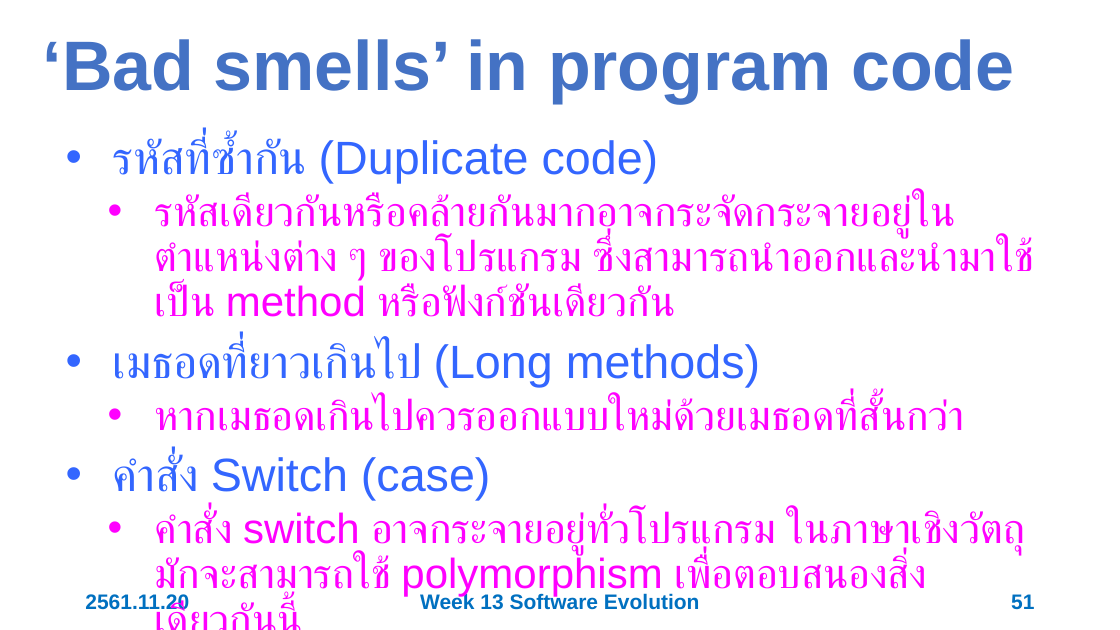
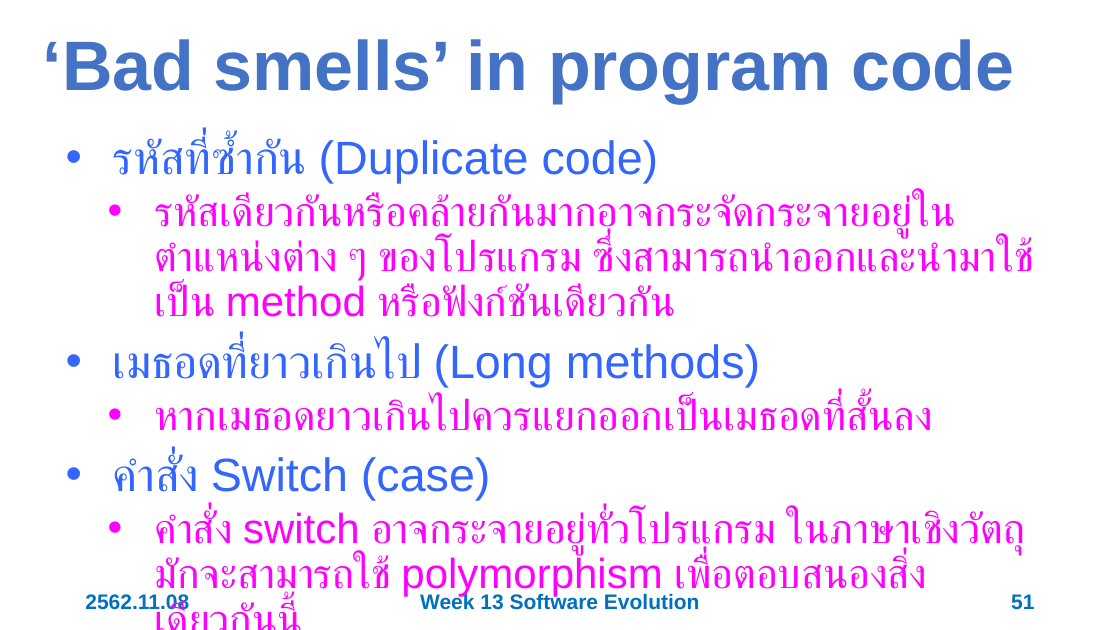
Before and after one commit to 03376806-software-engineering/Week-13-Software-Evolution, a slide deck: slide 51 of Slides/Week 13 Software Evolution.pptx. Drawn at 1120x630 pixels with LibreOffice and Linux fonts; fonts in the diff are those of the drawing. Boxes give left, top, right and bottom in pixels: in the first picture for what was removed or moved away, otherwise in the second. Text is boxed around its words. In the diff, an @@ line names an element or a change of style, - is before the commit and + after.

```diff
--- a/Slides/Week 13 Software Evolution.pptx
+++ b/Slides/Week 13 Software Evolution.pptx
@@ text at [155, 397, 933, 431]: text changed @@
-  • หากเมธอดเกินไปควรออกแบบใหม่ด้วยเมธอดที่สั้นกว่า
+  • หากเมธอดยาวเกินไปควรแยกออกเป็นเมธอดที่สั้นลง
@@ text at [85, 594, 189, 613]: text changed @@
-2561.11.20
+2562.11.08
```
Also in this commit, not shown: 54 other slides changed.
